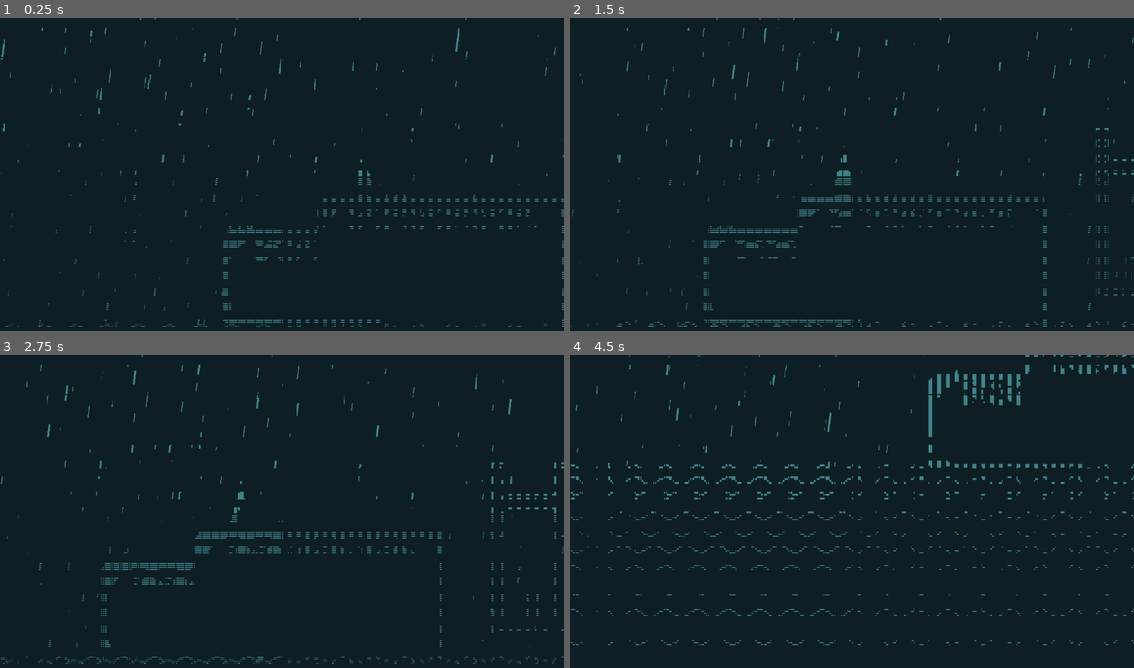
Above: before the commit, frames 1-4 (two rows, left to right).
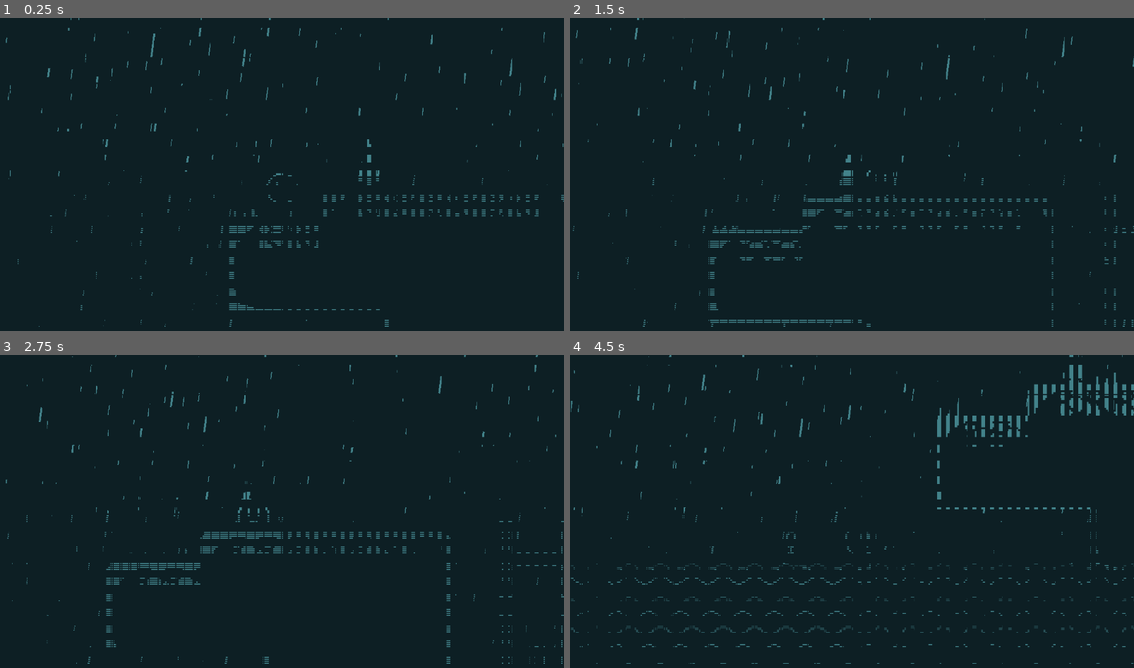
Above: after the commit, the same moments.

Repository: Aledax/1BitGameJam
Game: Godot game, scene res://scenes/world.tscn
The game is run twice, just before and just after one commit, with the same random seed, the same clock (stepped at 60 frames per second) and the same inputs. The engine's default icon, where the game draws it, is replaced by a stand-in: a white triangle on a blue panel in a dark square.
Inputs:
- Up to frame 1 (0.25 s): no input
- Up to frame 2 (1.5 s): hold E (interact) 0.53-1.28 s; hold D (move_right) from 0.53 s (still down); tap Space (jump) at 0.77 s; tap E (interact) at 1.35 s
- Up to frame 3 (2.75 s): tap Space (jump) at 1.52 s; release D (move_right) at 2.03 s; hold A (move_left) from 2.03 s (still down); hold E (interact) from 2.03 s (still down)
- Up to frame 4 (4.5 s): release E (interact) at 2.78 s; tap E (interact) at 2.85, 4.35 s; tap Space (jump) at 3.02, 3.77 s; hold E (interact) 3.53-4.28 s; release A (move_left) at 4.28 s; hold D (move_right) from 4.28 s (still down)

The runs differ from the first frame. In frame 1, 2.3% of the frame differs, in the area x 0-100%, y 0-99%; in frame 2, 2.4%; in frame 3, 2.4%; in frame 4, 5.7%.

Commit message:
finished boat

Diff:
--- /dev/null
+++ b/scenes/boat.gd
@@ -0,0 +1,51 @@
+extends RigidBody2D
+
+var player_body_name = "PlayerBody"
+var interface_off_texture = load("res://art/environment/boat/interface_off.png")
+var interface_on_texture = load("res://art/environment/boat/interface_on.png")
+var interface_left_sprite
+var interface_right_sprite
+
+var left_activated = false
+var right_activated = false
+
+var horizontal_max_speed = 50.0
+var horizontal_acceleration = 5.0
+
+func _ready():
+	interface_left_sprite = get_node("InterfaceLeft/Sprite2D")
+	interface_right_sprite = get_node("InterfaceRight/Sprite2D")
+
+func _process(delta):
+	linear_velocity.y = -position.y
+
+	var moving = false
+	if Input.is_action_pressed("interact"):
+		if left_activated:
+			linear_velocity.x = max(-horizontal_max_speed, linear_velocity.x - horizontal_acceleration)
+			moving = true
+		if right_activated:
+			linear_velocity.x = min(horizontal_max_speed, linear_velocity.x + horizontal_acceleration)
+			moving = true
+	if not moving:
+		linear_velocity.x *= 0.95
+
+func _on_interface_left_body_entered(body):
+	if body.name == player_body_name:
+		interface_left_sprite.texture = interface_on_texture
+		left_activated = true
+
+func _on_interface_left_body_exited(body):
+	if body.name == player_body_name:
+		interface_left_sprite.texture = interface_off_texture
+		left_activated = false
+
+func _on_interface_right_body_entered(body):
+	if body.name == player_body_name:
+		interface_right_sprite.texture = interface_on_texture
+		right_activated = true
+
+func _on_interface_right_body_exited(body):
+	if body.name == player_body_name:
+		interface_right_sprite.texture = interface_off_texture
+		right_activated = false
--- /dev/null
+++ b/scenes/boat.tscn
@@ -0,0 +1,50 @@
+[gd_scene load_steps=6 format=3 uid="uid://dtjkqcao3olds"]
+
+[ext_resource type="Script" path="res://scenes/boat.gd" id="1_37y2r"]
+[ext_resource type="Texture2D" uid="uid://bdricdis1tyc1" path="res://art/environment/boat/base.png" id="1_o7wlq"]
+[ext_resource type="Texture2D" uid="uid://gdv4brhugvjk" path="res://art/environment/boat/interface_off.png" id="2_6mmft"]
+
+[sub_resource type="RectangleShape2D" id="RectangleShape2D_uo1sb"]
+
+[sub_resource type="RectangleShape2D" id="RectangleShape2D_ylqb8"]
+
+[node name="Boat" type="RigidBody2D"]
+gravity_scale = 0.0
+lock_rotation = true
+freeze_mode = 1
+script = ExtResource("1_37y2r")
+
+[node name="Base" type="Sprite2D" parent="."]
+scale = Vector2(2, 2)
+texture = ExtResource("1_o7wlq")
+
+[node name="InterfaceLeft" type="Area2D" parent="."]
+position = Vector2(-38, -28)
+scale = Vector2(2, 2)
+
+[node name="Sprite2D" type="Sprite2D" parent="InterfaceLeft"]
+texture = ExtResource("2_6mmft")
+
+[node name="CollisionShape2D" type="CollisionShape2D" parent="InterfaceLeft"]
+scale = Vector2(0.5, 0.5)
+shape = SubResource("RectangleShape2D_uo1sb")
+
+[node name="InterfaceRight" type="Area2D" parent="."]
+position = Vector2(38, -28)
+scale = Vector2(2, 2)
+
+[node name="Sprite2D" type="Sprite2D" parent="InterfaceRight"]
+texture = ExtResource("2_6mmft")
+
+[node name="CollisionShape2D" type="CollisionShape2D" parent="InterfaceRight"]
+scale = Vector2(0.5, 0.5)
+shape = SubResource("RectangleShape2D_uo1sb")
+
+[node name="CollisionShape2D" type="CollisionShape2D" parent="."]
+scale = Vector2(4.8, 1.6)
+shape = SubResource("RectangleShape2D_ylqb8")
+
+[connection signal="body_entered" from="InterfaceLeft" to="." method="_on_interface_left_body_entered"]
+[connection signal="body_exited" from="InterfaceLeft" to="." method="_on_interface_left_body_exited"]
+[connection signal="body_entered" from="InterfaceRight" to="." method="_on_interface_right_body_entered"]
+[connection signal="body_exited" from="InterfaceRight" to="." method="_on_interface_right_body_exited"]
--- a/scenes/ocean.tscn
+++ b/scenes/ocean.tscn
@@ -1,6 +1,7 @@
-[gd_scene load_steps=4 format=3 uid="uid://cvekp8n63mivw"]
+[gd_scene load_steps=5 format=3 uid="uid://cvekp8n63mivw"]
 
 [ext_resource type="Script" path="res://scripts/ocean.gd" id="1_p7y7x"]
+[ext_resource type="PackedScene" uid="uid://dtjkqcao3olds" path="res://scenes/boat.tscn" id="2_g0vul"]
 [ext_resource type="Texture2D" uid="uid://cycbngsk1l8nw" path="res://art/environment/ocean/ocean_bottom.png" id="2_tokyc"]
 [ext_resource type="Texture2D" uid="uid://rymoe4hsd7w2" path="res://art/environment/ocean/ocean_top.png" id="3_5x402"]
 
@@ -8,6 +9,8 @@
 scale = Vector2(2, 2)
 script = ExtResource("1_p7y7x")
 metadata/_edit_group_ = true
+
+[node name="Boat" parent="." instance=ExtResource("2_g0vul")]
 
 [node name="LeftWaves" type="Sprite2D" parent="."]
 texture_filter = 1
--- a/scenes/player.tscn
+++ b/scenes/player.tscn
@@ -3,8 +3,8 @@
 [ext_resource type="Script" path="res://scripts/player.gd" id="1_lqy2d"]
 [ext_resource type="Texture2D" uid="uid://cgld4y87aer0v" path="res://art/characters/player/Player_Idle-Sheet.png" id="1_u2krj"]
 
-[sub_resource type="CircleShape2D" id="CircleShape2D_t7jgg"]
-radius = 8.0
+[sub_resource type="RectangleShape2D" id="RectangleShape2D_vdo0g"]
+size = Vector2(12, 16)
 
 [sub_resource type="AtlasTexture" id="AtlasTexture_d6j0u"]
 atlas = ExtResource("1_u2krj")
@@ -37,18 +37,18 @@
 
 [node name="player" type="Node2D"]
 
-[node name="CharacterBody2D" type="CharacterBody2D" parent="."]
+[node name="PlayerBody" type="CharacterBody2D" parent="."]
 process_mode = 1
 script = ExtResource("1_lqy2d")
 
-[node name="CollisionShape2D" type="CollisionShape2D" parent="CharacterBody2D"]
+[node name="CollisionShape2D" type="CollisionShape2D" parent="PlayerBody"]
 scale = Vector2(2, 2)
-shape = SubResource("CircleShape2D_t7jgg")
+shape = SubResource("RectangleShape2D_vdo0g")
 
-[node name="AnimatedSprite2D" type="AnimatedSprite2D" parent="CharacterBody2D"]
+[node name="AnimatedSprite2D" type="AnimatedSprite2D" parent="PlayerBody"]
 scale = Vector2(2, 2)
 sprite_frames = SubResource("SpriteFrames_4lsie")
 
-[node name="Camera2D" type="Camera2D" parent="CharacterBody2D"]
+[node name="Camera2D" type="Camera2D" parent="PlayerBody"]
 zoom = Vector2(2, 2)
 position_smoothing_enabled = true
--- a/scenes/world.tscn
+++ b/scenes/world.tscn
@@ -34,7 +34,7 @@
 grow_vertical = 2
 
 [node name="tilemap" parent="." instance=ExtResource("3_igu0m")]
-position = Vector2(-191, -105)
+position = Vector2(-192, -164)
 
 [node name="AutoTileTest" parent="." instance=ExtResource("4_kun5v")]
 position = Vector2(208, -208)
@@ -42,11 +42,12 @@
 
 [node name="textInteractible" parent="." instance=ExtResource("5_5hshb")]
 process_mode = 3
-position = Vector2(11, -201)
+position = Vector2(10, -240)
 thisText = ["Helloooo", "Whats up?"]
 
-[node name="player" parent="." instance=ExtResource("4_abvef")]
+[node name="Player" parent="." instance=ExtResource("4_abvef")]
 process_mode = 1
-position = Vector2(-131, -167)
+position = Vector2(-137, -214)
 
 [node name="Ocean" parent="." instance=ExtResource("1_515n2")]
+position = Vector2(-300, 0)
--- a/scripts/player.gd
+++ b/scripts/player.gd
@@ -22,6 +22,8 @@
 
 	move_and_slide()
 	for i in get_slide_collision_count():
+
 		var collision = get_slide_collision(i)
+
 		if collision.get_collider().has_method("collide_player"):
 			collision.get_collider().collide_player()
--- a/scripts/world.gd
+++ b/scripts/world.gd
@@ -7,4 +7,4 @@
 	prevRuntime = runtime
 	runtime += delta
 
-	$Ocean.position.y = -runtime
+	$Ocean.position.y = -runtime * 1
Binary file changed: art/characters/player/Player_Idle-Sheet.png
Binary file added: art/environment/boat/base.png
Not shown, added: art/environment/boat/base.png.import
Binary file added: art/environment/boat/interface_off.png
Not shown, added: art/environment/boat/interface_off.png.import
Binary file added: art/environment/boat/interface_on.png
Not shown, added: art/environment/boat/interface_on.png.import
